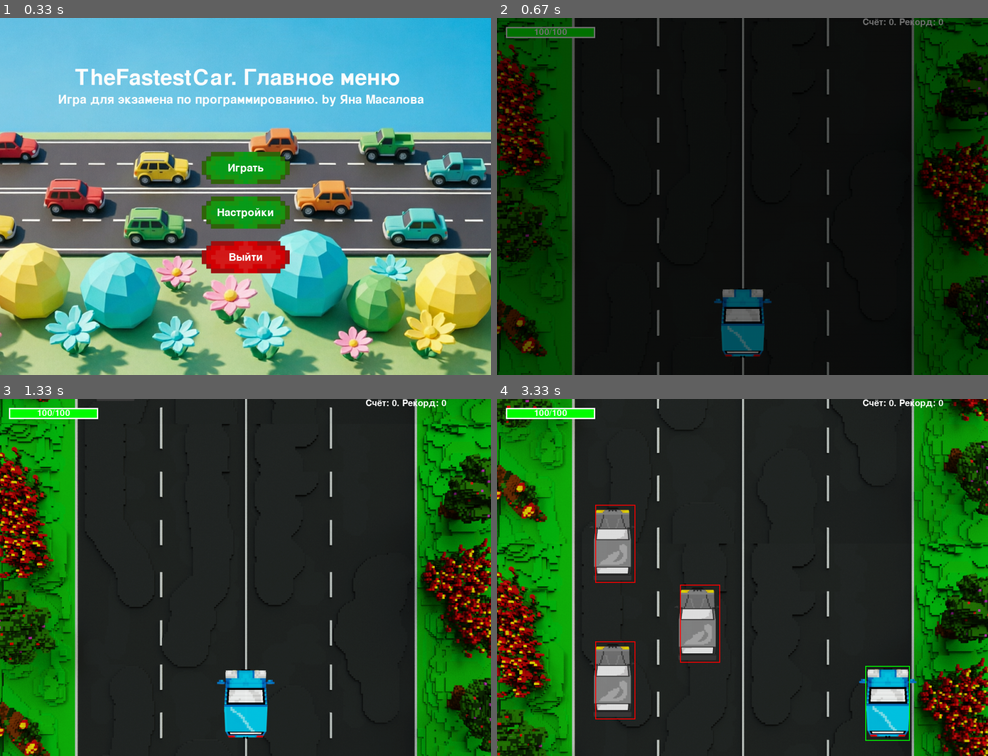
Above: before the commit, frames 1-4 (two rows, left to right).
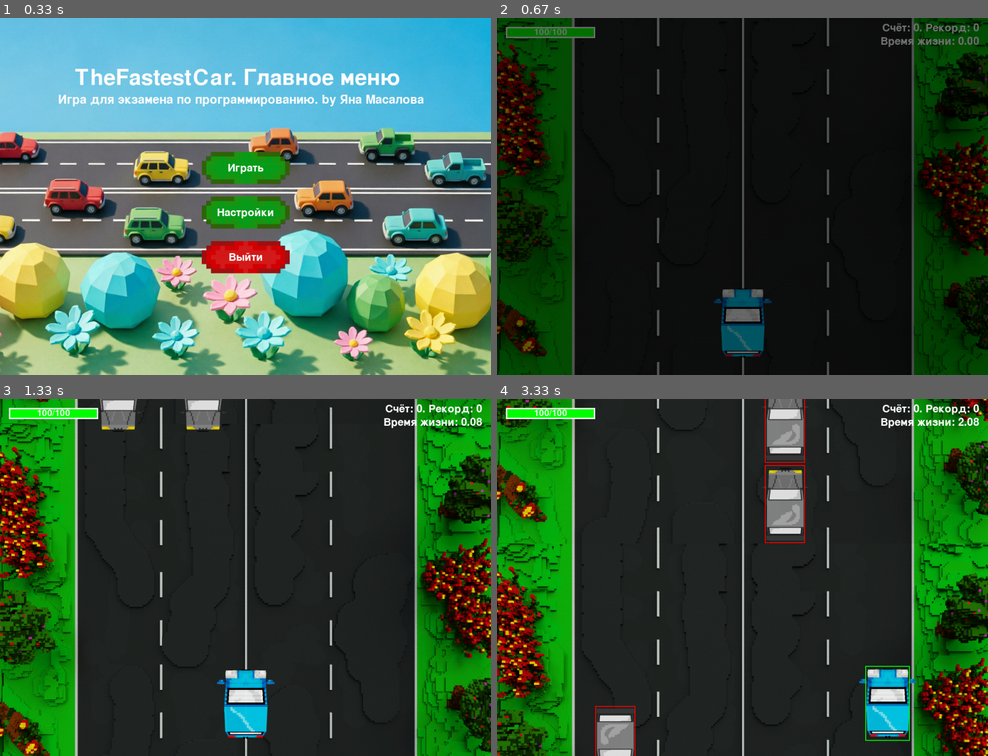
Above: after the commit, the same moments.

Repository: KidIsKing/TheFastestCar
Game: pygame game, started from src/main.py
Same seed, same stepped clock (60 frames per second), same inputs: the game is played once before the commit and once after it.
Inputs (mouse positions are in pixels of both pictures, inside the frame that each line leads up to):
- Up to frame 1 (0.33 s): no input
- Up to frame 2 (0.67 s): click "Играть" at 0.38 s
- Up to frame 3 (1.33 s): hold Esc 0.67-1.13 s; hold Right 0.67-1.13 s; move the mouse to (225, 591) at 0.7 s; click "Продолжить" at 1.22 s
- Up to frame 4 (3.33 s): hold F1 1.5-1.97 s; hold Right 1.5-1.97 s; move the mouse to (590, 523) at 1.53 s; hold Right 2-2.47 s; hold Up 2.5-2.8 s; hold Right 2.83-3.3 s

Frame 1 is identical in both runs. In frame 2, 0.6% of the frame differs, in the area x 74-99%, y 0-9%; in frame 3, 1.8%; in frame 4, 8.4%, in the area x 18-99%, y 0-100%.

Commit message:
add sound for car crash and time for draw on game screen

Diff:
--- a/src/constants.py
+++ b/src/constants.py
@@ -40,8 +40,8 @@
 PLAYER_INVULNERABLE_DURATION = 60  # длительность неуязвимости
 
 # Урон (гауссово распределение)
-BASE_DAMAGE = 10
-DAMAGE_SPREAD = 10  # стандартное отклонение (разброс)
+BASE_DAMAGE = 15
+DAMAGE_SPREAD = 6  # стандартное отклонение (разброс)
 DAMAGE_MIN = 5
 DAMAGE_MAX = 15
 
@@ -84,5 +84,7 @@
     "road": ASSETS_PATH + "images/road.png",
     "hp": ASSETS_PATH + "images/bonuses/hp.png",
     "ex": ASSETS_PATH + "images/bonuses/ex.png",
-    "bonus_sound": ASSETS_PATH + "sounds/bonus.mp3"
+    "bonus_sound": ASSETS_PATH + "sounds/bonus.mp3",
+    "damage_sound": ASSETS_PATH + "sounds/damage.mp3",
+    "car_crash_sound": ASSETS_PATH + "sounds/car_crash.mp3"
 }
--- a/src/entities.py
+++ b/src/entities.py
@@ -33,9 +33,7 @@
         self.rect = self.image.get_rect()
         self.hitbox = self.rect.inflate(*hitbox_decrease)  # уменьшаем хитбокс
 
-        self.offset_x = (
-            offset_x  # смещение по оси OX для правки отображения в дебаг-режиме
-        )
+        self.offset_x = offset_x  # смещение по оси OX для правки отображения в дебаг-режиме
 
         self.speed = 0
 
@@ -127,9 +125,11 @@
 
         # Выбираем ориентацию картинки
         if self.is_oncoming:
+            self.offset_x = ENEMY_OFFSET_X
             self.image = self.image_rotated
             self.base_speed = random.randint(5, 7)  # встречные быстрее
         else:
+            self.offset_x = 4
             self.image = self.image_scaled
             self.base_speed = random.randint(3, 5)  # попутные медленнее
 
--- a/src/main.py
+++ b/src/main.py
@@ -2,7 +2,9 @@
 import random
 import sys
 
-from entities import Player, Enemy, Road, Bonus, FloatingText, Overlay, HealthBar
+from entities import (
+    Player, Enemy, Road, Bonus, FloatingText, Overlay, HealthBar
+)
 from bonus_director import BonusDirector
 from score_tracker import ScoreTracker
 from settings import settings
@@ -26,7 +28,7 @@
 
 
 def aabb_collide(hitbox1, hitbox2):
-    """Проверка столкновения двух AABB-прямоугольников (Axis-Aligned Bounding Box)."""
+    """Проверка столкновения двух AABB-прямоугольников."""
     return (
         hitbox1.left <= hitbox2.right
         and hitbox1.right >= hitbox2.left
@@ -61,6 +63,9 @@
         self.floating_texts = []  # список активных всплывающих текстов
 
         self.bonus_sound = pygame.mixer.Sound(ASSETS["bonus_sound"])
+        self.damage_sound = pygame.mixer.Sound(ASSETS["damage_sound"])
+        self.damage_sound.set_volume(0.1)
+        self.car_crash_sound = pygame.mixer.Sound(ASSETS["car_crash_sound"])
 
         self.current_world_speed = settings.base_world_speed
         self.player_visual_offset_y = 0
@@ -72,6 +77,8 @@
         self.game_pause = False  # Флаг паузы
         self.debug_mode = False
 
+        self.font = pygame.font.SysFont(None, 36)
+
         # Создаём оверлеи
         self.game_over_overlay = Overlay(
             "Игра окончена", [("Начать заново", "restart"), ("Выйти в меню", "to_menu")]
@@ -79,6 +86,9 @@
         self.pause_overlay = Overlay(
             "Пауза", [("Продолжить", "continue"), ("Выйти в меню", "to_menu")]
         )
+
+        self.last_update_time = pygame.time.get_ticks()
+        self.time_alive_ms = 0
 
     def handle_events(self, event):
         """Обработка нажатий клавиш."""
@@ -99,11 +109,13 @@
         if self.game_pause:
             if event.type == pygame.KEYDOWN and event.key == pygame.K_ESCAPE:
                 self.game_pause = False
+                self.update_time()
                 return
 
             action = self.pause_overlay.handle_event(event)
             if action == "continue":
                 self.game_pause = False
+                self.update_time()
             elif action == "to_menu":
                 self.running = False
             return
@@ -111,12 +123,12 @@
         # Запуск окошка паузы при нажатии ESC
         if event.type == pygame.KEYDOWN and event.key == pygame.K_ESCAPE:
             self.game_pause = True
+            self.update_time()
+            return
 
         # Включение/выключение дебаг-режима
         if event.type == pygame.KEYDOWN and event.key == pygame.K_F1:
-            self.debug_mode = (
-                not self.debug_mode
-            )  # переключаем режим на обратное значение
+            self.debug_mode = not self.debug_mode
 
     def restart_game(self):
         self.player = Player()
@@ -139,21 +151,8 @@
         self.player_visual_offset_y = 0
         self.game_over = False
 
-    def _create_floating_text(self, text, color=WHITE):
-        """Всплывающий текст над игроком."""
-        # Позиция: над игроком, по центру
-        x = self.player.rect.centerx - 30  # смещение для центрирования
-        y = self.player.rect.top - 20
-        self.floating_texts.append(FloatingText(text, x, y, color))
-
-    def draw_score(self):
-        font = pygame.font.SysFont(None, 30)
-        text = font.render(
-            f"Счёт: {self.score_tracer.score}. Рекорд: {ScoreTracker.get_best_score()}",
-            True, WHITE
-        )
-        text_rect = text.get_rect(topright=(1000, 0))
-        self.screen.blit(text, text_rect)
+        self.time_alive_ms = 0
+        self.update_time()
 
     def calculate_damage(self):
         """Расчёт урона с гауссовым распределением."""
@@ -178,6 +177,11 @@
         if self.player.health <= 0:
             self.game_over = True
             self.collided_enemy = enemy
+            self.car_crash_sound.play()
+        else:
+            self.damage_sound.play()
+
+        self._create_floating_text(f"-{damage} HP", RED)
 
     def apply_bonus(self, bonus):
         """Применение эффекта бонуса в зависимости от типа."""
@@ -319,8 +323,15 @@
             for _ in range(count):
                 self.bonuses.append(Bonus(ASSETS[bonus_type], bonus_type))
 
+    def update_time(self):
+        self.last_update_time = pygame.time.get_ticks()
+
     def update(self):
         """Обновление состояния игры."""
+        current_time = pygame.time.get_ticks()
+        dt = current_time - self.last_update_time
+        self.last_update_time = current_time
+
         if self.game_over:
             for enemy in self.enemies:
                 if enemy is not self.collided_enemy:
@@ -328,6 +339,8 @@
                         self.current_world_speed * 0.02
                     )  # нетронутые враги продолжают двигаться
             return
+
+        self.time_alive_ms += dt
 
         self.player.update_invulnerable()
 
@@ -363,6 +376,31 @@
         self.check_player_enemy_collision()
         self.check_player_bonuses_collision()
 
+    def _create_floating_text(self, text, color=WHITE):
+        """Всплывающий текст над игроком."""
+        # Позиция: над игроком, по центру
+        x = self.player.rect.centerx - random.randint(-30, 30)  # смещение для центрирования
+        y = self.player.rect.top - 20
+        self.floating_texts.append(FloatingText(text, x, y, color))
+
+    def draw_score(self):
+        text = self.font.render(
+            f"Счёт: {self.score_tracer.score}. Рекорд: {ScoreTracker.get_best_score()}",
+            True, WHITE
+        )
+        text_rect = text.get_rect(topright=(1080, 10))
+        self.screen.blit(text, text_rect)
+
+    def draw_time_alive(self):
+        seconds = self.time_alive_ms / 1000
+        text = self.font.render(
+            f"Время жизни: {seconds:.2f}",
+            True,
+            WHITE
+        )
+        text_rect = text.get_rect(topright=(1080, 40))
+        self.screen.blit(text, text_rect)
+
     def draw_debug(self):
         """Отрисовка хитбоксов в дебаг-режиме."""
         if not self.debug_mode:
@@ -385,7 +423,9 @@
         for text in self.floating_texts:
             text.draw(self.screen)
         self.health_bar.draw(self.screen)
+
         self.draw_score()
+        self.draw_time_alive()
 
         self.draw_debug()
 
@@ -396,9 +436,7 @@
 
     def run(self):
         """Главный процесс игры."""
-        if (
-            self.game_pause or not self.running
-        ):  # если игра заморожена, то не обновляем её
+        if self.game_pause or not self.running:
             self.draw()
             return
 
--- a/src/settings.py
+++ b/src/settings.py
@@ -8,7 +8,7 @@
     """Настройки и переменные, влияющие на игру."""
 
     def __init__(self):
-        self.oncoming_traffic_enabled = False
+        self.oncoming_traffic_enabled = True
 
         # Параметры логики скорости
         self.base_world_speed = BASE_WORLD_SPEED
Not shown, added: assets/sounds/car_crash.mp3
Not shown, added: assets/sounds/damage.mp3
